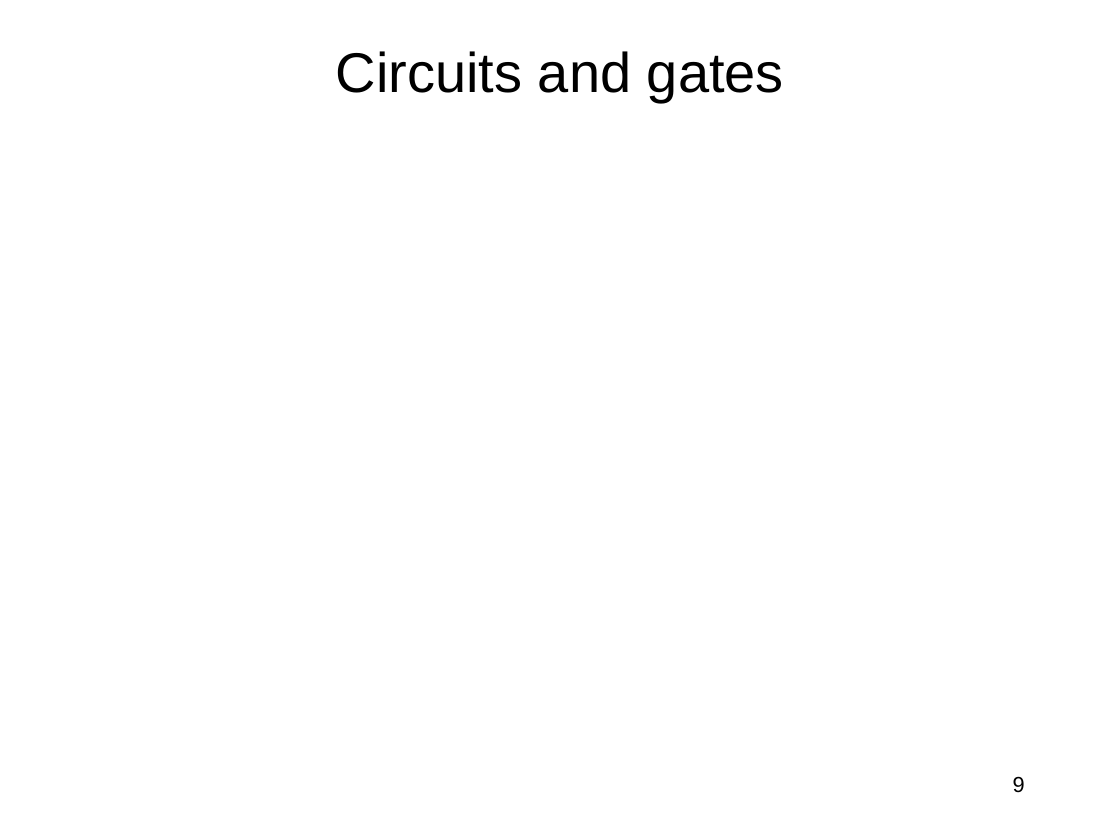
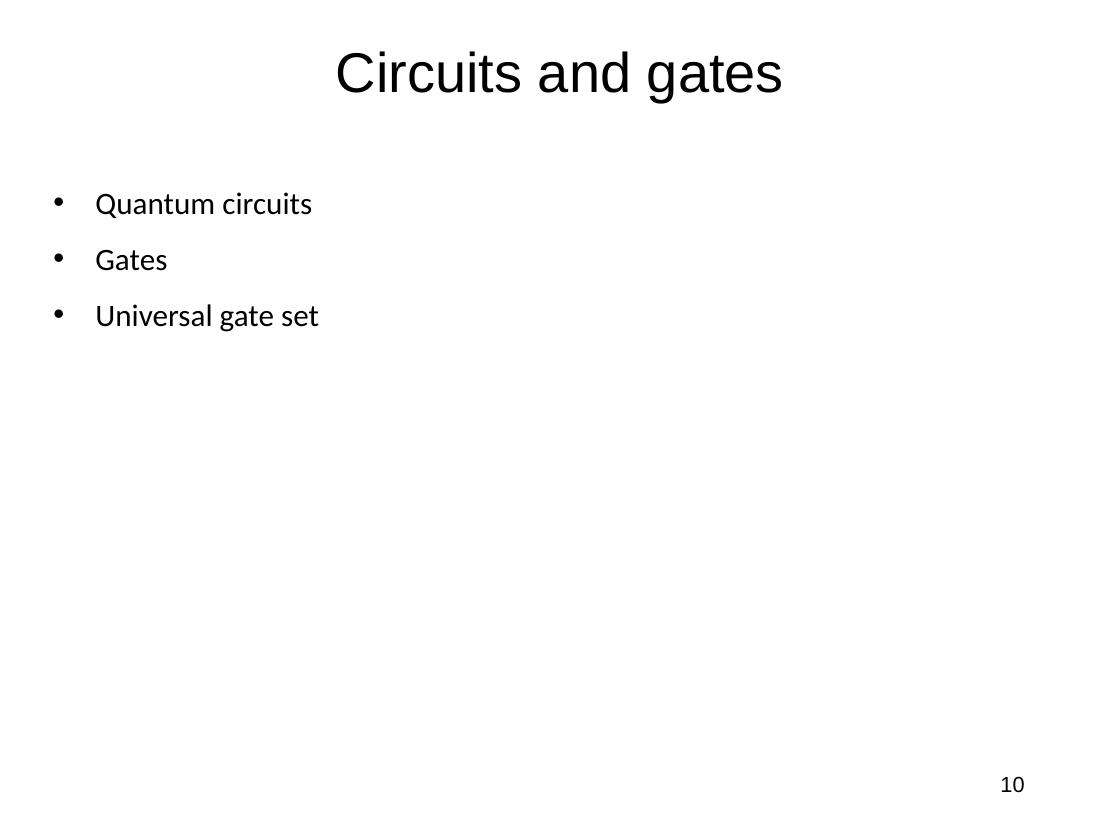
Before and after one commit to jlmucb/class_notes, a slide deck: slide 10 of BerkeleyClass/CS290Spring2013/Lectures/QC.pptx (slide 9 before the commit). Drawn at 1120x840 pixels with LibreOffice and Linux fonts; fonts in the diff are those of the drawing; grey boxes stand for pictures. Boxes give left, top, right and bottom in pixels: in the first picture for what was removed or moved away, otherwise in the second. Text is boxed around its words. In the diff, an @@ line names an element or a change of style, - is before the commit and + after.

```diff
--- a/BerkeleyClass/CS290Spring2013/Lectures/QC.pptx
+++ b/BerkeleyClass/CS290Spring2013/Lectures/QC.pptx
@@ text added at (95, 192, 319, 332), 20 pt, text #000000 @@
+• Quantum circuits
+• Gates
+• Universal gate set
@@ page number at (1000, 776, 1024, 793): text changed @@
-9
+10
```
Also in this commit, not shown: 2 other slides changed, 7 slides added, 2 slides removed.
